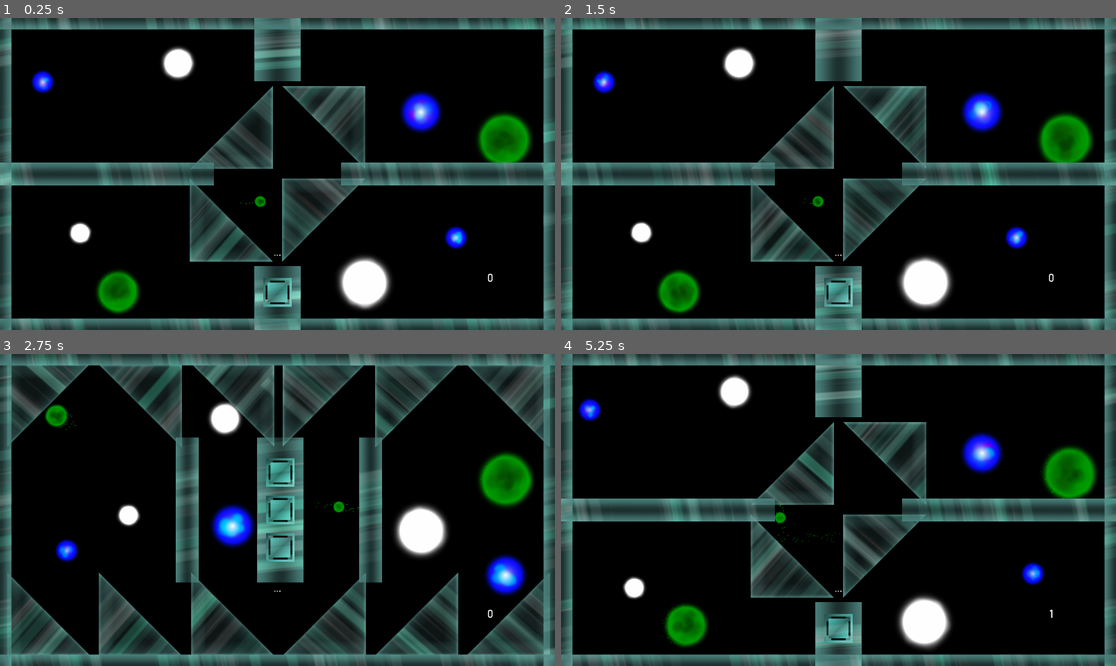
Above: before the commit, frames 1-4 (two rows, left to right).
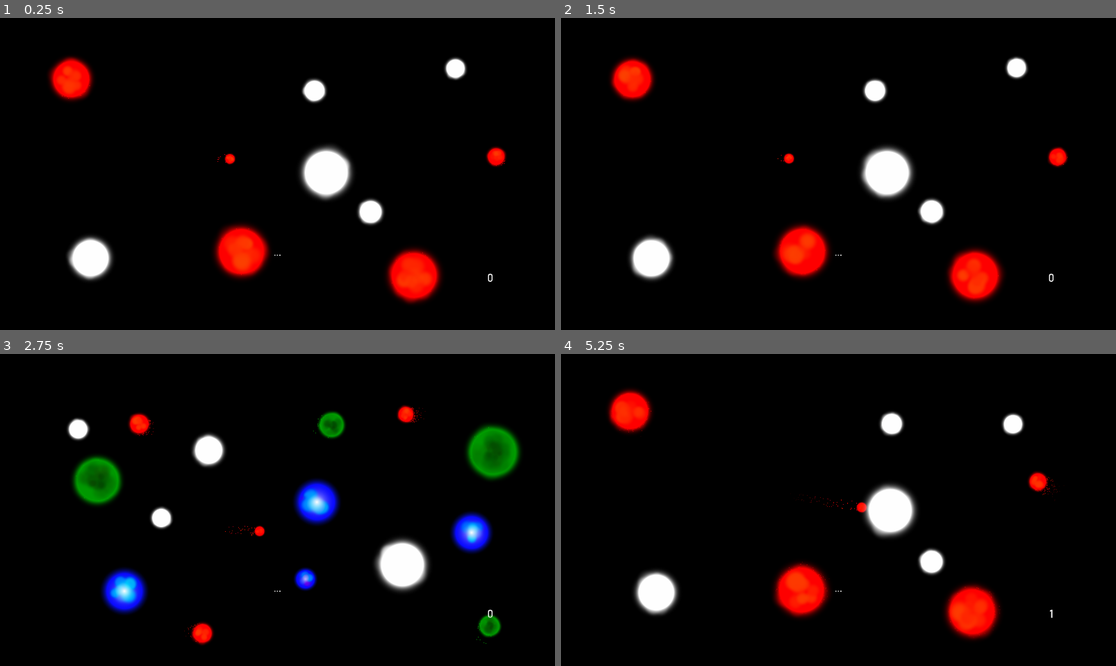
Above: after the commit, the same moments.

Repository: Dark-Gran/Spirit-Circles
Game: Godot game, scene res://src/Main.tscn
Same seed, same stepped clock (60 frames per second), same inputs: the game is played once before the commit and once after it.
Inputs (mouse positions are in pixels of both pictures, inside the frame that each line leads up to):
- Up to frame 1 (0.25 s): no input
- Up to frame 2 (1.5 s): move the mouse to (960, 158) at 0.52 s; hold Right (ui_right) 0.53-1.28 s; tap Space (ui_accept) at 0.77 s; move the mouse to (727, 189) at 1.27 s; hold Left (ui_left) from 1.28 s (still down)
- Up to frame 3 (2.75 s): tap Space (ui_accept) at 1.52 s; move the mouse to (333, 441) at 2.02 s; release Left (ui_left) at 2.03 s; hold Right (ui_right) from 2.03 s (still down)
- Up to frame 4 (5.25 s): move the mouse to (810, 572) at 2.77 s; tap Space (ui_accept) at 3.02, 3.77, 4.52 s; move the mouse to (1005, 556) at 3.52 s; release Right (ui_right) at 3.53 s; hold Left (ui_left) from 3.53 s (still down); move the mouse to (672, 463) at 4.27 s; move the mouse to (866, 510) at 5.02 s

The runs differ from the first frame. In frame 1, 38% of the frame differs, in the area x 0-100%, y 0-100%; in frame 2, 38%; in frame 3, 53%; in frame 4, 38%.

Commit message:
split particle effect

Diff:
--- a/src/world/Circle.gd
+++ b/src/world/Circle.gd
@@ -1,12 +1,5 @@
 extends KinematicBody2D
 class_name Circle
-
-var ParticlesWhite = preload("res://src/world/circle_effects/ParticlesWhite.tscn")
-var ParticlesBlue = preload("res://src/world/circle_effects/ParticlesBlue.tscn")
-var ParticlesGreen = preload("res://src/world/circle_effects/ParticlesGreen.tscn")
-var ParticlesRed = preload("res://src/world/circle_effects/ParticlesRed.tscn")
-var GlowBlue = preload("res://src/world/circle_effects/GlowBlue.tscn")
-var GlowGreen = preload("res://src/world/circle_effects/GlowGreen.tscn")
 
 enum ColorType {WHITE, BLUE, GREEN, RED}
 const ct_dict = {
@@ -87,27 +80,8 @@
 		size = color_info.get("lowest_power")
 	$Sprite.modulate = color_info.get("color")
 	default_sprite_scale = $Sprite.scale
-	create_effects()
+	level.create_effects(self)
 	refresh()
-
-func create_effects():
-	var particles
-	var glow
-	match (color_type):
-		ColorType.WHITE:
-			particles = ParticlesWhite.instance()
-		ColorType.BLUE:
-			particles = ParticlesBlue.instance()
-			glow = GlowBlue.instance()
-		ColorType.GREEN:
-			particles = ParticlesGreen.instance()
-			glow = GlowGreen.instance()
-		ColorType.RED:
-			particles = ParticlesRed.instance()
-	if particles != null:
-		add_child(particles)
-	if glow != null:
-		add_child(glow)
 
 func _process(delta):
 	refresh_particle_alpha(delta)
@@ -146,8 +120,8 @@
 		$CollisionShape2D.disabled = false
 		stuck_timer = 0
 	# Reset collison-exceptions
-	if grow_buffer == 0: # possibly in-future: debug red beams without this line (note: issues with collide_with_motion()/overlaps_body()?)
-		if ignored_while_overlapping.size() > 0:
+	if ignored_while_overlapping.size() > 0:
+		if grow_buffer == 0: # possibly in-future: debug red beams without this line (note: issues with collide_with_motion()/overlaps_body()?)
 			var not_to_ignore_anymore = Array()
 			for i in ignored_while_overlapping:
 				if i != null && is_instance_valid(i):
@@ -162,6 +136,8 @@
 					not_to_ignore_anymore.append(i)
 			for i in not_to_ignore_anymore:
 				remove_from_ignore_while_overlapping(i)
+	elif has_node("SplitParticles") && $SplitParticles.emitting:
+		$SplitParticles.emitting = false
 	# RayCast
 	if world.get_rays_enabled():
 		var cast = velocity*PREDICTION_DISTANCE
@@ -291,7 +267,7 @@
 		velocity = velocity.bounce(collision.normal)
 		angle = rad2deg(velocity.angle())
 		refresh_velocity()
-	world.new_bounce_particles(collision.position, color_type)
+	world.new_particle_oneshot(collision.position, 0, color_type, "bounce")
 
 func mergeIn(collider):
 	collider.merging_away = true
@@ -321,6 +297,9 @@
 	if color_type == ColorType.RED:
 		toSplit = collider
 		splitter = self
+	if splitter.has_node("SplitParticles"):
+		splitter.get_node("SplitParticles").rotation = collision.normal.angle()
+		splitter.get_node("SplitParticles").emitting = true
 	# Get outcome angle
 	toSplit.add_to_ignore_while_overlapping(splitter)
 	var splitter_direction = Vector2.ZERO
@@ -465,9 +444,11 @@
 	var s = float(size)/PI
 	var new_scale = Vector2(s, s)
 	$Sprite.scale = new_scale * default_sprite_scale
-	if (has_node("Particles")):
+	if has_node("Particles"):
 		$Particles.scale = new_scale
-	if (has_node("Glows")):
+	if has_node("SplitParticles"):
+		$SplitParticles.scale = new_scale
+	if has_node("Glows"):
 		$Glows.scale = new_scale
 	$CollisionShape2D.scale = new_scale
 	$StuckDetector.scale = new_scale
--- a/src/world/World.gd
+++ b/src/world/World.gd
@@ -27,7 +27,7 @@
 		level_times.append(0)
 	$DebugGUI/FPS.visible = false
 	enable_continue(false)
-	level_id = 11
+	level_id = 13
 	move_to_level(level_id)
 
 func reload_level():
@@ -300,10 +300,15 @@
 		if not emitter.emitting:
 			emitter.queue_free()
 
-func new_bounce_particles(pos, color_type):
+func new_particle_oneshot(pos, rot, color_type, effect_name):
 	var color = Circle.ct_dict.get(color_type).get("color")
-	var particles = BounceParticles.instance()
-	particles.position = pos
-	particles.modulate = color
-	particles.emitting = true
-	add_child(particles)
+	var particles
+	match effect_name:
+		"bounce":
+			particles = BounceParticles.instance()
+	if particles != null:
+		particles.position = pos
+		particles.rotation = rot
+		particles.modulate = color
+		particles.emitting = true
+		add_child(particles)
--- /dev/null
+++ b/src/world/circle_effects/Split.tscn
@@ -0,0 +1,36 @@
+[gd_scene load_steps=5 format=2]
+
+[ext_resource path="res://assets/little_white_64.png" type="Texture" id=1]
+
+[sub_resource type="Gradient" id=1]
+colors = PoolColorArray( 1, 1, 1, 1, 1, 1, 1, 0 )
+
+[sub_resource type="GradientTexture" id=2]
+gradient = SubResource( 1 )
+
+[sub_resource type="ParticlesMaterial" id=3]
+emission_shape = 1
+emission_sphere_radius = 10.0
+flag_disable_z = true
+direction = Vector3( 0, 0, 0 )
+spread = 75.0
+gravity = Vector3( 0, 0, 0 )
+initial_velocity = 40.0
+initial_velocity_random = 0.74
+orbit_velocity = 0.0
+orbit_velocity_random = 0.0
+damping = 40.0
+scale = 0.1
+color_ramp = SubResource( 2 )
+hue_variation = 0.21
+hue_variation_random = 0.31
+
+[node name="SplitParticles" type="Particles2D"]
+z_index = -1
+emitting = false
+amount = 1024
+lifetime = 0.5
+visibility_rect = Rect2( -100, -100, 200.014, 200 )
+local_coords = false
+process_material = SubResource( 3 )
+texture = ExtResource( 1 )
--- a/src/world/levels/Level.gd
+++ b/src/world/levels/Level.gd
@@ -1,12 +1,23 @@
 extends Node2D
 class_name Level
+
+# Level Parameters
 
 export (String) var level_name = "..."
 export (bool) var FocusPower_enabled = true
 export (bool) var PlayerCircle_enabled = true
 export (bool) var Stopwatch_enabled = true
 
+# Circle Factory
+
 const CircleScene = preload("res://src/world/Circle.tscn")
+const ParticlesWhite = preload("res://src/world/circle_effects/ParticlesWhite.tscn")
+const ParticlesBlue = preload("res://src/world/circle_effects/ParticlesBlue.tscn")
+const ParticlesGreen = preload("res://src/world/circle_effects/ParticlesGreen.tscn")
+const ParticlesRed = preload("res://src/world/circle_effects/ParticlesRed.tscn")
+const GlowBlue = preload("res://src/world/circle_effects/GlowBlue.tscn")
+const GlowGreen = preload("res://src/world/circle_effects/GlowGreen.tscn")
+const SplitParticles = preload("res://src/world/circle_effects/Split.tscn")
 
 func create_circle(pos, color_type, angle, size, buffer):
 	var c = CircleScene.instance()
@@ -17,9 +28,31 @@
 	c.grow_buffer = buffer
 	c.get_node("CollisionShape2D").disabled = true
 	$Circles.add_child(c)
+	create_effects(c)
 	c.refresh()
 	#if get_node_or_null("Statics/Beams") != null:
 	#	for beam in $Statics/Beams.get_children():
 	#		if Main.bodies_collide_with_motion(c, beam, Vector2.ZERO, Vector2.ZERO):
 	#			beam.circles_inside.append(c)
 	return c
+
+func create_effects(circle):
+	var particles
+	var glow
+	match (circle.color_type):
+		Circle.ColorType.WHITE:
+			particles = ParticlesWhite.instance()
+		Circle.ColorType.BLUE:
+			particles = ParticlesBlue.instance()
+			glow = GlowBlue.instance()
+		Circle.ColorType.GREEN:
+			particles = ParticlesGreen.instance()
+			glow = GlowGreen.instance()
+		Circle.ColorType.RED:
+			particles = ParticlesRed.instance()
+			var split_particles = SplitParticles.instance()
+			circle.add_child(split_particles)
+	if particles != null:
+		circle.add_child(particles)
+	if glow != null:
+		circle.add_child(glow)
